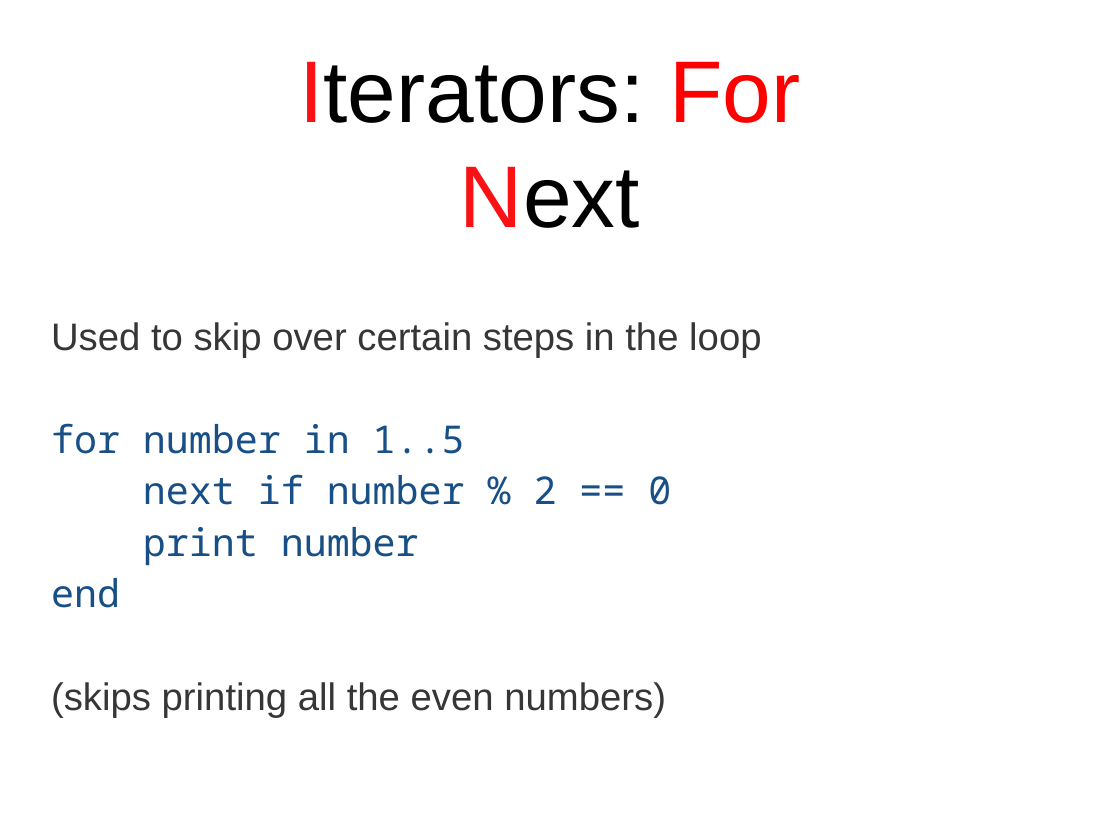
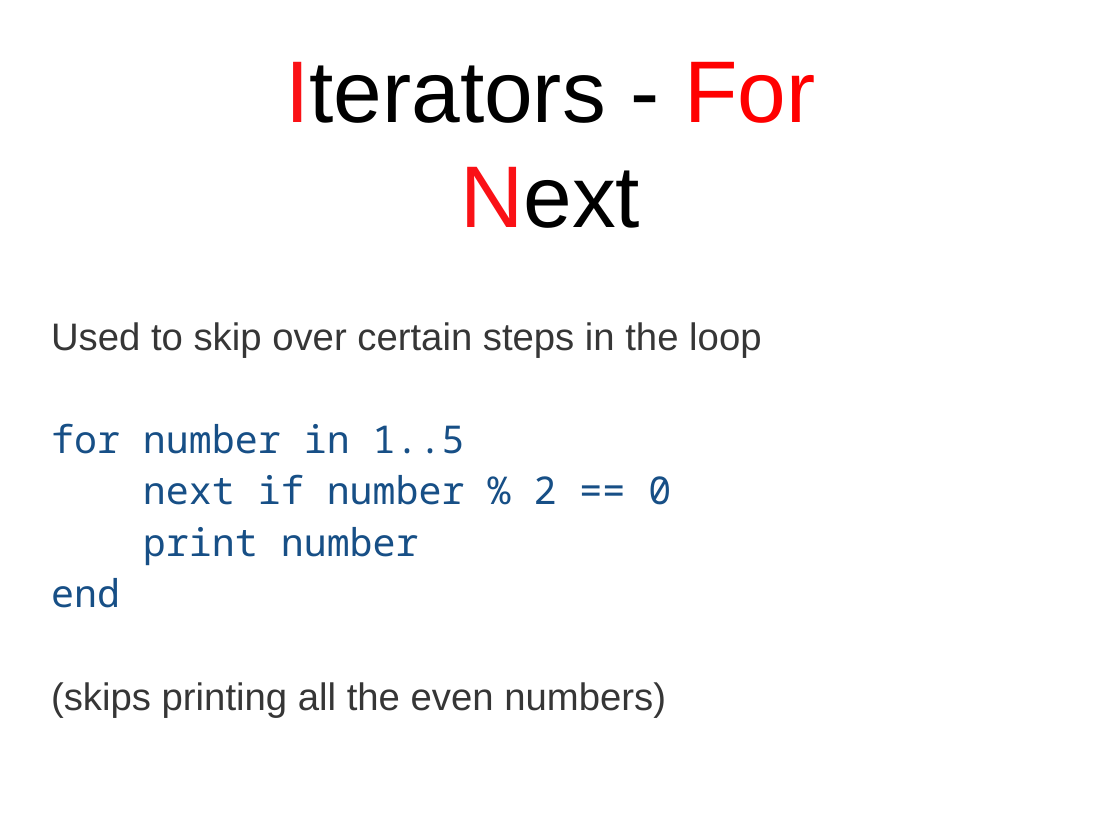
Before and after one commit to stephlaf/P4E, a slide deck: slide 10 of Presentations/Presentations Power Point/03_Looping.pptx. Drawn at 1120x840 pixels with LibreOffice and Linux fonts; fonts in the diff are those of the drawing. Boxes give left, top, right and bottom in pixels: in the first picture for what was removed or moved away, otherwise in the second. Text is boxed around its words. In the diff, an @@ line names an element or a change of style, - is before the commit and + after.

```diff
--- a/Presentations/Presentations Power Point/03_Looping.pptx
+++ b/Presentations/Presentations Power Point/03_Looping.pptx
@@ text "Iterators - For" moved from (x1=299, y1=61, x2=800, y2=228) to (x1=285, y1=61, x2=815, y2=228) @@
@@ text at (x1=285, y1=61, x2=815, y2=123): text changed @@
-Iterators: For
+Iterators - For
```
Also in this commit, not shown: 1 other slide changed, 1 other file.
